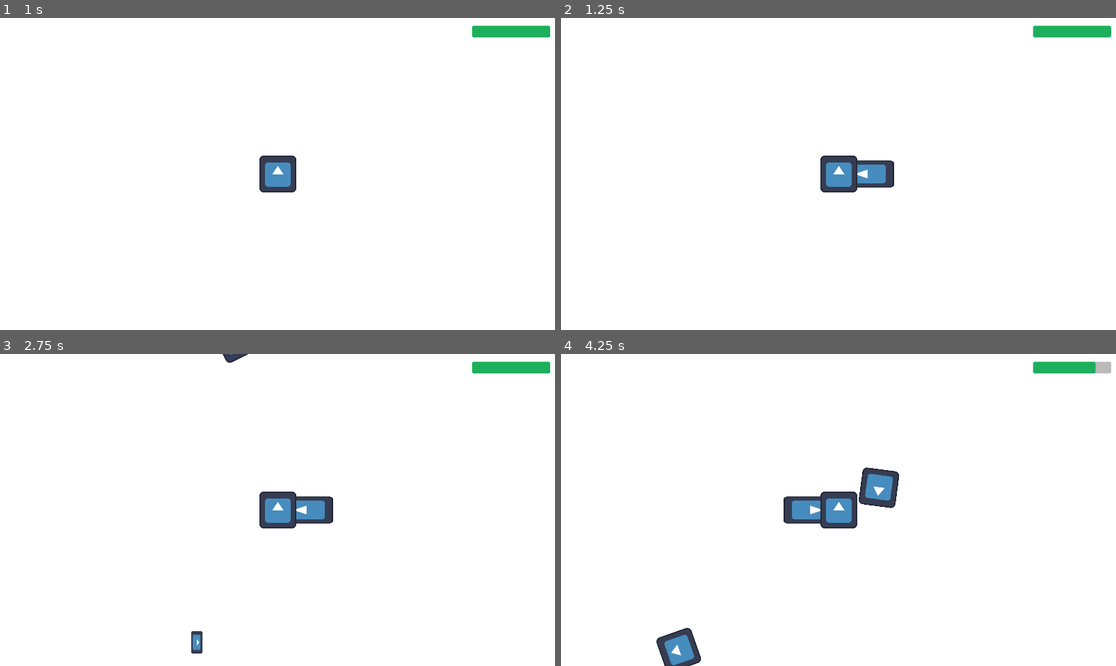
Above: before the commit, frames 1-4 (two rows, left to right).
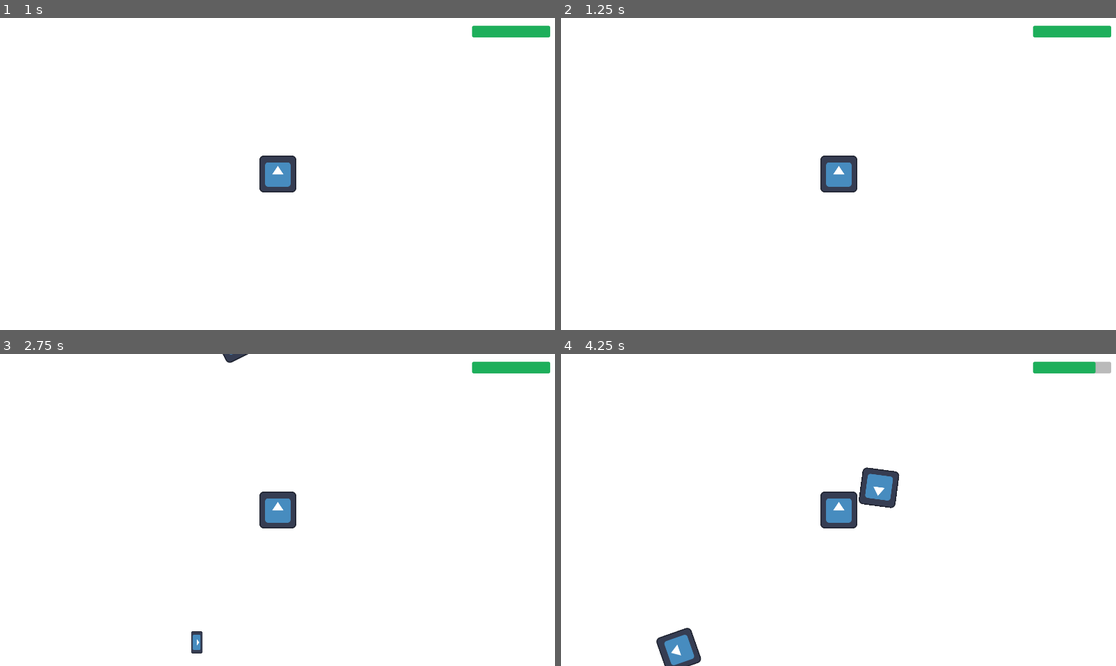
Above: after the commit, the same moments.

Repository: webermael/Informatikprojekt
Game: Godot game, scene res://Game.tscn
Two runs of this game, one before a commit and one after it. Both use one fixed random seed, a clock stepped at 60 frames per second and the inputs below. The engine's default icon, where the game draws it, is replaced by a stand-in: a white triangle on a blue panel in a dark square.
Inputs:
- Up to frame 1 (1 s): tap Enter at 0.5 s; hold Right (ui_right) from 0.53 s (still down); hold C (ui_melee_attack) from 0.53 s (still down)
- Up to frame 2 (1.25 s): keep holding Right (ui_right); keep holding C (ui_melee_attack)
- Up to frame 3 (2.75 s): release Right (ui_right) at 1.28 s; release C (ui_melee_attack) at 1.28 s; hold Down (ui_down) 1.28-2.03 s; tap C (ui_melee_attack) at 1.35 s; tap Space at 2 s; hold Right (ui_right) from 2.03 s (still down); hold C (ui_melee_attack) from 2.03 s (still down)
- Up to frame 4 (4.25 s): release Right (ui_right) at 2.78 s; release C (ui_melee_attack) at 2.78 s; hold Up (ui_up) 2.78-3.53 s; tap C (ui_melee_attack) at 2.85 s; hold Left (ui_left) from 3.53 s (still down); hold C (ui_melee_attack) from 3.53 s (still down)

Frame 1 is identical in both runs. In frame 2, 0.5% of the frame differs, in the area x 53-61%, y 45-55%; in frame 3, 0.5%; in frame 4, 0.5%.

Commit message:
added melee buffering

Diff:
--- a/Player/Player.gd
+++ b/Player/Player.gd
@@ -4,6 +4,7 @@
 var input_direction = Input.get_vector("ui_left", "ui_right", "ui_up", "ui_down")
 var last_movement = input_direction.angle()
 var stab_ready = true
+var stab_released = true
 var bullet_ready = true
 var health = 5
 
@@ -41,13 +42,16 @@
 
 
 func stab():
-	if Input.is_action_pressed("ui_melee_attack") and stab_ready:
+	if Input.is_action_pressed("ui_melee_attack") and stab_ready and stab_released:
 		$Stab.rotation = last_movement - PI / 2
 		$Stab.visible = true
 		$Stab/StabCollision.disabled = false
+		stab_released = false
 		stab_ready = false
 		$StabDuration.start()
 		$StabCooldown.start()
+	if Input.is_action_just_released("ui_melee_attack"):
+		stab_released = true
 
 
 func shoot():
